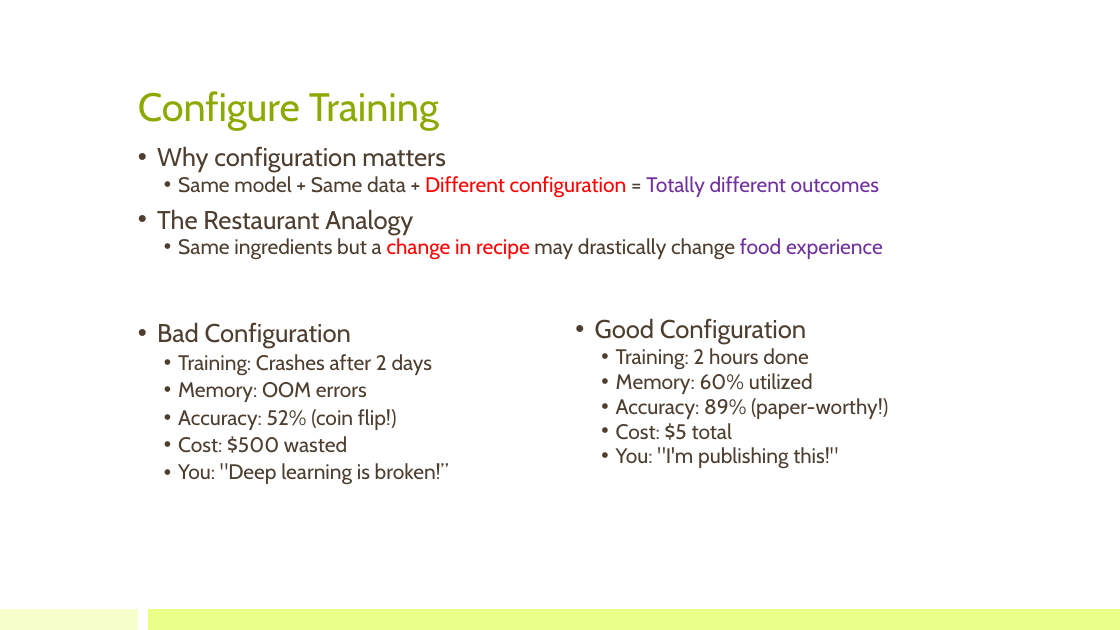
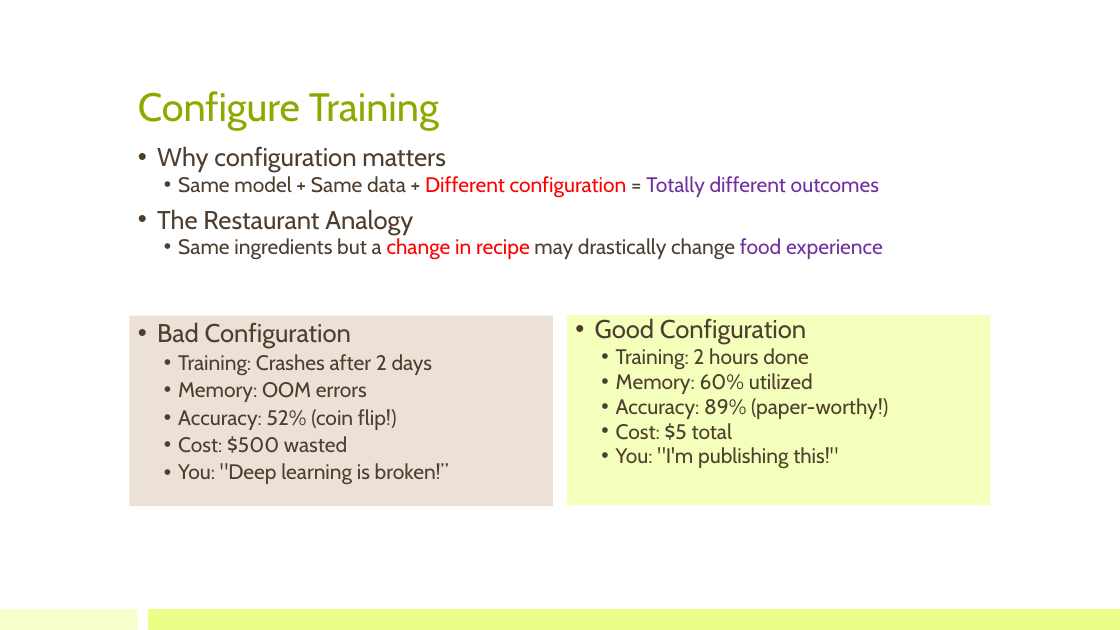
Before and after one commit to bioinfo-kaust/gfm-workshop, a slide deck: slide 21 of lecture_slides/3.day2_before_lunch/lecture_3_finetuning.pptx (slide 13 before the commit). Drawn at 1120x630 pixels with LibreOffice and Linux fonts; fonts in the diff are those of the drawing. Boxes give left, top, right and bottom in pixels: in the first picture for what was removed or moved away, otherwise in the second. Text is boxed around its words. In the diff, an @@ line names an element or a change of style, - is before the commit and + after.

```diff
--- a/lecture_slides/3.day2_before_lunch/lecture_3_finetuning.pptx
+++ b/lecture_slides/3.day2_before_lunch/lecture_3_finetuning.pptx
@@ rectangle "Bad Configuration": place and size @@
-rectangle "Bad Configuration" at <box>157,322,449,485</box>
+rectangle "Bad Configuration" at <box>129,316,553,506</box>
@@ rectangle "Bad Configuration" at <box>129,316,553,506</box>: fill none to #EADED1 at 89% opacity @@
@@ text "Good Configuration": place and size @@
-text "Good Configuration" at <box>595,318,888,469</box>
+text "Good Configuration" at <box>567,315,991,505</box>
@@ text "Good Configuration" at <box>567,315,991,505</box>: fill none to #F3FFBB @@
```
Also in this commit, not shown: 8 other slides changed, 9 slides added, 2 slides removed, 5 other files.
